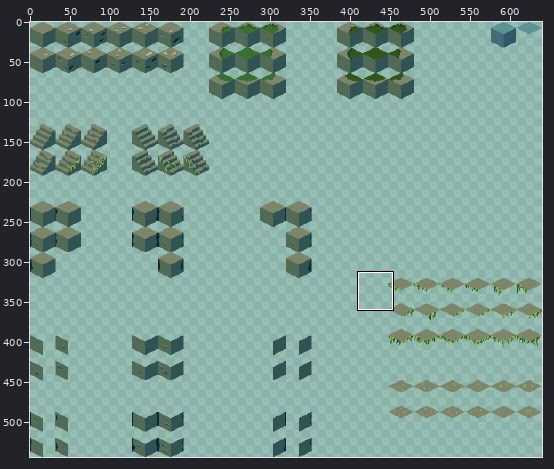
Edited in one commit: pixel-art file (game-off-2025-waves/tiles/assets/new_tiles.aseprite). Above, an overview of the earlier version with the close-up marked.
Close-up. Before the commit:
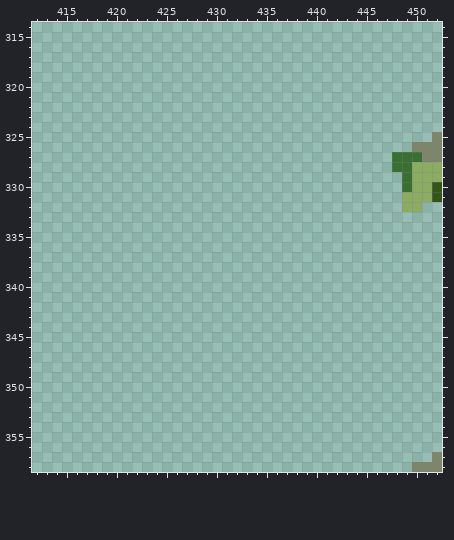
640x544 pixels, 1 frame. Shown: x 412..452, y 314..358.
Once edited:
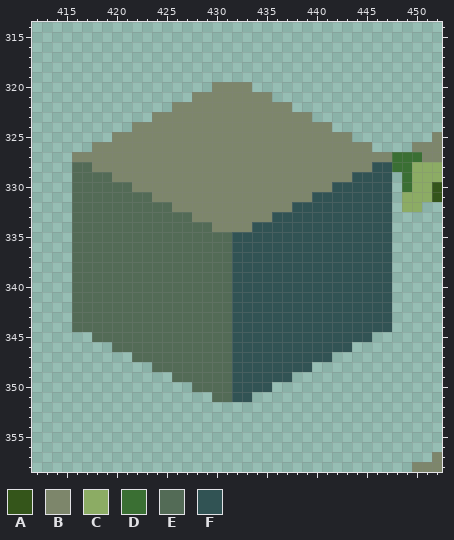
Palette (. is transparent): A #34551a  B #7d866b  C #8cac64  D #3a6f33  E #536b56  F #315354
From old to new:
Layer "helper":
Colour B is added in row 320 at x 430 to 433; in row 321 at x 428 to 435; in row 322 at x 426 to 437; in row 323 at x 424 to 439; in row 324 at x 422 to 441; in row 325 at x 420 to 443.
Colour B is added in row 326 at x 418 to 445; in row 327 at x 416 to 447; in row 328 at x 418 to 445; in row 329 at x 420 to 443; in row 330 at x 422 to 441; in row 331 at x 424 to 439.
Colour B is added in row 332 at x 426 to 437; in row 333 at x 428 to 435; in row 334 at x 430 to 433.
Colour E is added in row 328 at x 416 to 417; in row 329 at x 416 to 419; in row 330 at x 416 to 421; in row 331 at x 416 to 423; in row 332 at x 416 to 425; in row 333 at x 416 to 427.
Colour E is added in row 334 at x 416 to 429; in rows 335 to 344 at x 416 to 431; in row 345 at x 418 to 431; in row 346 at x 420 to 431; in row 347 at x 422 to 431; in row 348 at x 424 to 431.
Colour E is added in row 349 at x 426 to 431; in row 350 at x 428 to 431; in row 351 at x 430 to 431.
Colour F is added in row 328 at x 446 to 447; in row 329 at x 444 to 447; in row 330 at x 442 to 447; in row 331 at x 440 to 447; in row 332 at x 438 to 447; in row 333 at x 436 to 447.
Colour F is added in row 334 at x 434 to 447; in rows 335 to 344 at x 432 to 447; in row 345 at x 432 to 445; in row 346 at x 432 to 443; in row 347 at x 432 to 441; in row 348 at x 432 to 439.
Colour F is added in row 349 at x 432 to 437; in row 350 at x 432 to 435; in row 351 at x 432 to 433.
Pixel boxes of the changes (left, top, right, bottom) in both close-ups:
added: (72, 82, 392, 402)
